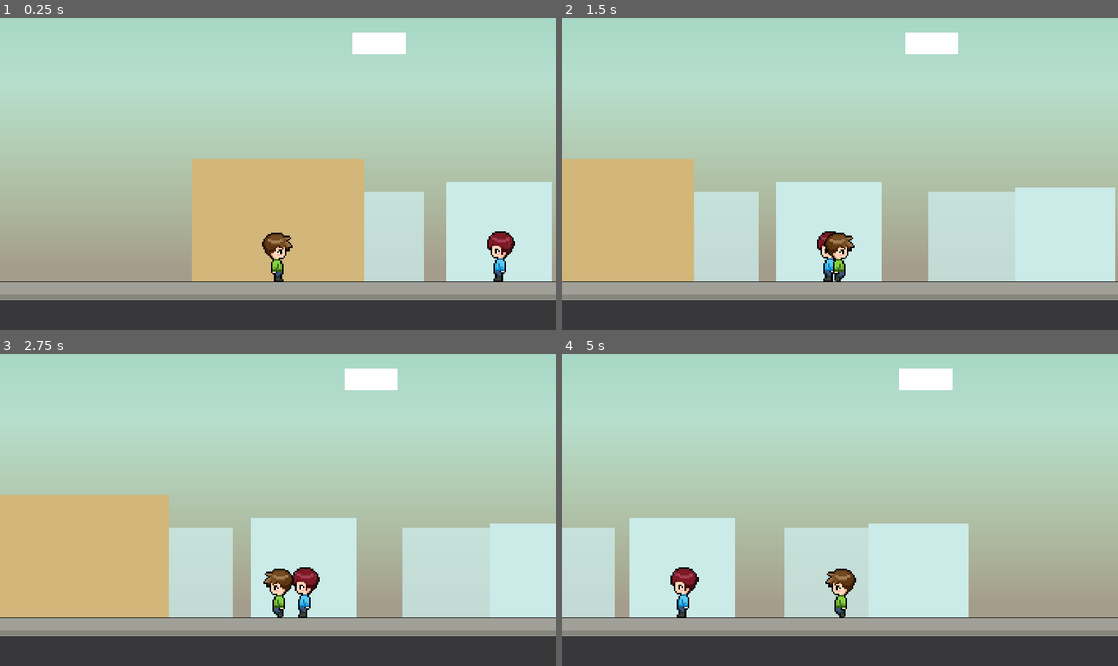
Above: before the commit, frames 1-4 (two rows, left to right).
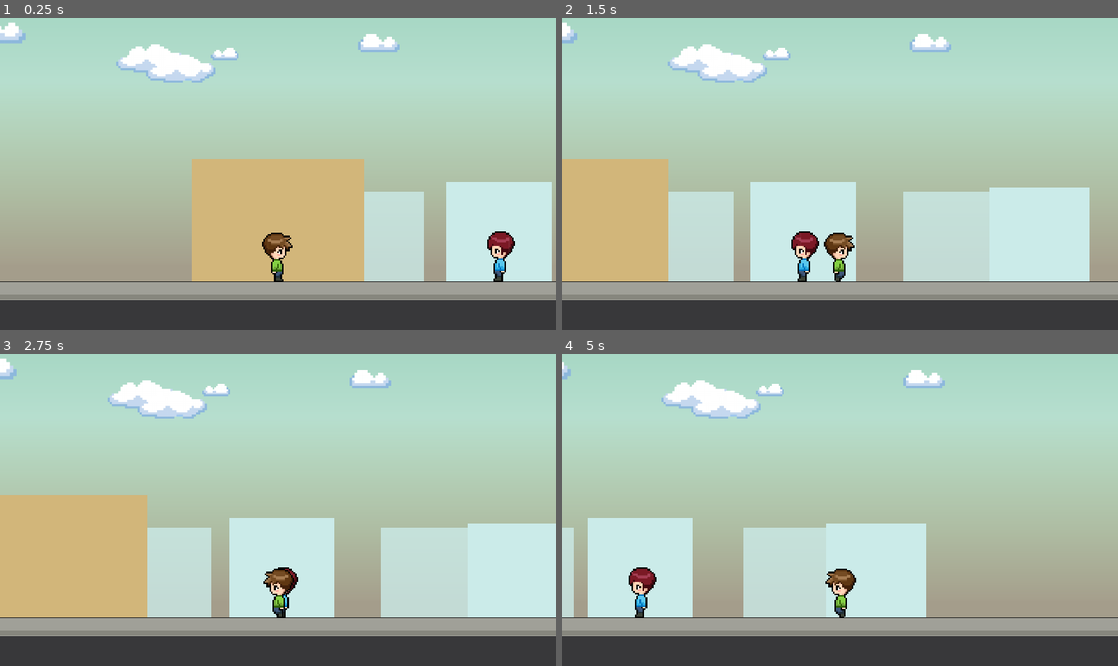
Above: after the commit, the same moments.

Repository: zeskysee/we-missed-party
Game: Godot game, scene res://neighborhood.tscn
The game is run twice, just before and just after one commit, with the same random seed, the same clock (stepped at 60 frames per second) and the same inputs. The project has no main scene, so this scene is started directly.
Inputs:
- Up to frame 1 (0.25 s): no input
- Up to frame 2 (1.5 s): tap Enter (ui_accept) at 0.5 s; hold Space (interact) 0.53-1.28 s; hold D (move_right) from 0.53 s (still down); tap W (jump) at 0.77 s; tap Space (interact) at 1.35 s
- Up to frame 3 (2.75 s): tap W (jump) at 1.52 s; release D (move_right) at 2.03 s; hold A (move_left) from 2.03 s (still down); hold Space (interact) from 2.03 s (still down)
- Up to frame 4 (5 s): release A (move_left) at 2.78 s; release Space (interact) at 2.78 s; hold D (move_right) 2.78-4.28 s; tap Space (interact) at 2.85, 4.35 s; tap W (jump) at 3.02, 3.77, 4.52 s; hold Space (interact) 3.53-4.28 s; hold A (move_left) from 4.28 s (still down)

The runs differ from the first frame. In frame 1, 2.2% of the frame differs, in the area x 0-73%, y 1-21%; in frame 2, 11%; in frame 3, 8.7%; in frame 4, 12%, in the area x 0-74%, y 2-85%.

Commit message:
Add cloud sprites

Diff:
--- a/neighborhood.tscn
+++ b/neighborhood.tscn
@@ -1,8 +1,10 @@
-[gd_scene load_steps=10 format=2]
+[gd_scene load_steps=12 format=2]
 
 [ext_resource path="res://camera_spectate.gd" type="Script" id=1]
 [ext_resource path="res://actors/player.tscn" type="PackedScene" id=2]
+[ext_resource path="res://sprites/cloud_1.png" type="Texture" id=3]
 [ext_resource path="res://neighborhood.gd" type="Script" id=4]
+[ext_resource path="res://sprites/cloud_2.png" type="Texture" id=5]
 
 [sub_resource type="Gradient" id=1]
 colors = PoolColorArray( 0.164706, 0.631373, 0.447059, 1, 1, 1, 1, 1 )
@@ -44,57 +46,39 @@
 
 [node name="Clouds" type="ParallaxLayer" parent="ParallaxBackground"]
 motion_scale = Vector2( 0.04, 1 )
-motion_mirroring = Vector2( 3840, 0 )
+motion_mirroring = Vector2( 1440, 0 )
 
 [node name="Cloudgroup" type="Node2D" parent="ParallaxBackground/Clouds"]
 
 [node name="Cloud" type="Sprite" parent="ParallaxBackground/Clouds/Cloudgroup"]
 position = Vector2( 708, 100 )
-
-[node name="Placeholder" type="ColorRect" parent="ParallaxBackground/Clouds/Cloudgroup/Cloud"]
-anchor_left = 0.5
-anchor_top = 0.5
-anchor_right = 0.5
-anchor_bottom = 0.5
-margin_left = -49.0
-margin_top = -20.0
-margin_right = 49.0
-margin_bottom = 20.0
-__meta__ = {
-"_edit_use_anchors_": false
-}
+scale = Vector2( 0.7, 0.7 )
+texture = ExtResource( 3 )
+
+[node name="Cloud4" type="Sprite" parent="ParallaxBackground/Clouds/Cloudgroup"]
+position = Vector2( -234, 100 )
+scale = Vector2( 0.5, 0.5 )
+texture = ExtResource( 3 )
+
+[node name="Cloud5" type="Sprite" parent="ParallaxBackground/Clouds/Cloudgroup"]
+position = Vector2( -179, 119 )
+scale = Vector2( 0.5, 0.5 )
+texture = ExtResource( 3 )
 
 [node name="Cloud2" type="Sprite" parent="ParallaxBackground/Clouds/Cloudgroup"]
 position = Vector2( 186, 72 )
-
-[node name="Placeholder" type="ColorRect" parent="ParallaxBackground/Clouds/Cloudgroup/Cloud2"]
-anchor_left = 0.5
-anchor_top = 0.5
-anchor_right = 0.5
-anchor_bottom = 0.5
-margin_left = -49.0
-margin_top = -20.0
-margin_right = 49.0
-margin_bottom = 20.0
-__meta__ = {
-"_edit_use_anchors_": false
-}
+scale = Vector2( -0.3, 0.3 )
+texture = ExtResource( 5 )
+
+[node name="Cloud6" type="Sprite" parent="ParallaxBackground/Clouds/Cloudgroup"]
+position = Vector2( -98, 92 )
+scale = Vector2( 0.2, 0.2 )
+texture = ExtResource( 5 )
 
 [node name="Cloud3" type="Sprite" parent="ParallaxBackground/Clouds/Cloudgroup"]
 position = Vector2( 924, 50 )
-
-[node name="Placeholder" type="ColorRect" parent="ParallaxBackground/Clouds/Cloudgroup/Cloud3"]
-anchor_left = 0.5
-anchor_top = 0.5
-anchor_right = 0.5
-anchor_bottom = 0.5
-margin_left = -49.0
-margin_top = -20.0
-margin_right = 49.0
-margin_bottom = 20.0
-__meta__ = {
-"_edit_use_anchors_": false
-}
+scale = Vector2( -0.4, 0.4 )
+texture = ExtResource( 5 )
 
 [node name="Extras" type="ParallaxLayer" parent="ParallaxBackground"]
 motion_scale = Vector2( 0.98, 1 )
@@ -331,7 +315,6 @@
 [node name="Player" parent="." instance=ExtResource( 2 )]
 position = Vector2( -3.05176e-05, 510 )
 scale = Vector2( 0.7, 0.7 )
-speed = Vector2( 450, 600 )
 
 [node name="CameraTracker" parent="Player" index="3"]
 remote_path = NodePath("../../Camera")
Binary file added: sprites/cloud_1.png
Not shown, added: sprites/cloud_1.png.import
Binary file added: sprites/cloud_2.png
Not shown, added: sprites/cloud_2.png.import
